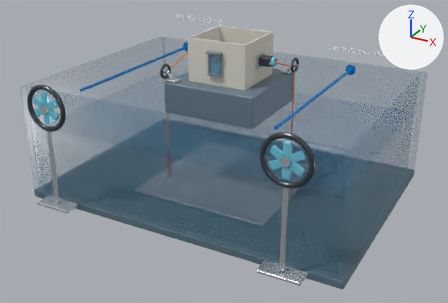
Two versions of the glTF model assets/engg1100-flood-resistant-housing.glb, one commit apart.
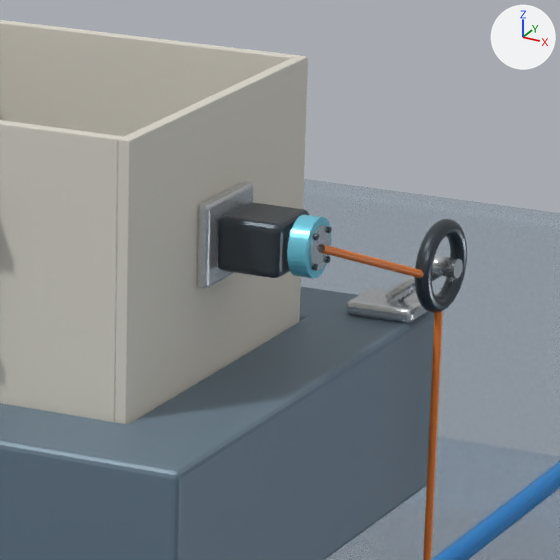
The first picture shows the older version from a camera (50 mm lens) standing at (0.731, -1.367, 0.603) and looking at (0.014, -0.063, -0.048). The close-ups show the older and then the newer version on the part from 50% to 70% of the width and 7% to 37% of the height of that picture. Only the edits that show in the close-ups are written down. The axes (+X, +Y, +Z) are drawn at upper right. The lights are the same throughout. Where no turn or scale is listed for an object, it has been applied to the vertices. Vertices at exactly the same position are counted once.

The first close-up shows 'Elastic_Rope_Starboard', 'Main_Deck', 'Pool_Wall_Rear', 'Pulley_Starboard_Base', 'Pulley_Starboard_Wheel', 'Sketch_Wall_Front', 'Sketch_Wall_Rear_Right', 'Sketch_Wall_Starboard', 'Wall_Motor_Starboard_Body', 'Wall_Motor_Starboard_Bolt_3', 'Wall_Motor_Starboard_Bolt_4', 'Wall_Motor_Starboard_Drum', 'Wall_Motor_Starboard_Face', 'Wall_Motor_Starboard_Mount', 'Water_Surface_180mm_Depth', 'Wind_Vector_Starboard_Shaft' and 2 more.
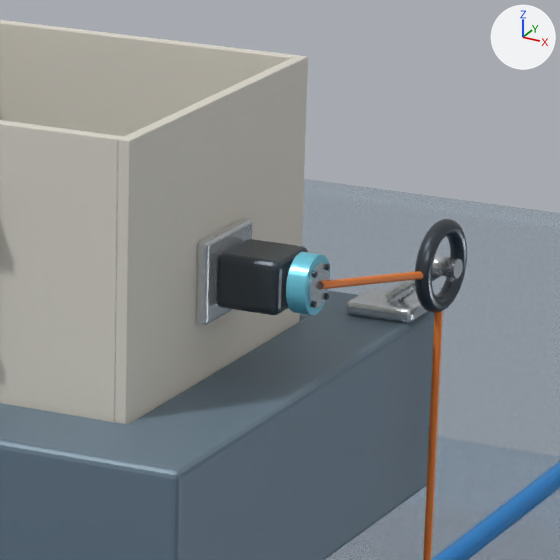
Location of each change, (x1, y1, x2, y2) in pixels of the close-ups (560 x 560 px; the box of a moved part takes in the faces that stretch with it):
'Wall_Motor_Starboard_Body', moved
    before: (217, 202, 309, 278)
    after: (216, 239, 308, 315)
'Wall_Motor_Starboard_Mount', moved
    before: (197, 181, 254, 289)
    after: (196, 218, 253, 325)
'Elastic_Rope_Starboard', reshaped
    before: (320, 244, 443, 560)
    after: (320, 271, 443, 560)
'Wall_Motor_Starboard_Drum', moved
    before: (287, 215, 331, 279)
    after: (286, 252, 330, 315)
'Wall_Motor_Starboard_Face', moved
    before: (309, 225, 331, 271)
    after: (308, 262, 329, 308)
'Wall_Motor_Starboard_Bolt_3', moved
    before: (326, 256, 330, 263)
    after: (324, 293, 329, 300)
'Wall_Motor_Starboard_Bolt_4', moved
    before: (327, 226, 332, 233)
    after: (325, 264, 330, 270)
part 1 of me_elastic_rope_starboard, moved or reshaped
    before: (320, 244, 424, 278)
    after: (320, 271, 423, 290)

The change, as a diff of the scene's bpy script:
```diff
--- a/assets/engg1100-flood-resistant-housing.glb.py
+++ b/assets/engg1100-flood-resistant-housing.glb.py
@@ me_elastic_rope_starboard @@
 # used by ob_elastic_rope_starboard; location = (0.0, 0.0, 0.0)
-me_elastic_rope_starboard.from_pydata(...)  # 864 vertices, 1704 faces; spans x 0.122..0.134, y -0.001..0.107, z -0.05..0.192
+me_elastic_rope_starboard.from_pydata(...)  # 864 vertices, 1704 faces; spans x 0.122..0.134, y 0.0..0.107, z -0.05..0.177
+# me_elastic_rope_starboard part 1: 271 of the vertices in x 0.122..0.132, y -0.001..0.086, z 0.158..0.192 are scaled about their middle by (1, 1, 0.542), then moved by (0.0, 0.0, -0.008)
 me_elastic_rope_starboard.materials.append(mat_elastic_rope_orange)
@@ ob_wall_motor_starboard_mount @@
 ob_wall_motor_starboard_mount = bpy.data.objects.new('Wall_Motor_Starboard_Mount', me_cube_017)
-ob_wall_motor_starboard_mount.location = (0.0825, 0.0, 0.19)
+ob_wall_motor_starboard_mount.location = (0.0825, 0.0, 0.175)
@@ ob_wall_motor_starboard_body @@
 ob_wall_motor_starboard_body = bpy.data.objects.new('Wall_Motor_Starboard_Body', me_cube_018)
-ob_wall_motor_starboard_body.location = (0.099, 0.0, 0.19)
+ob_wall_motor_starboard_body.location = (0.099, 0.0, 0.175)
@@ ob_wall_motor_starboard_drum @@
 ob_wall_motor_starboard_drum = bpy.data.objects.new('Wall_Motor_Starboard_Drum', me_cylinder_008)
-ob_wall_motor_starboard_drum.location = (0.119, 0.0, 0.19)
+ob_wall_motor_starboard_drum.location = (0.119, 0.0, 0.175)
@@ ob_wall_motor_starboard_face @@
 ob_wall_motor_starboard_face = bpy.data.objects.new('Wall_Motor_Starboard_Face', me_cylinder_009)
-ob_wall_motor_starboard_face.location = (0.123, 0.0, 0.19)
+ob_wall_motor_starboard_face.location = (0.123, 0.0, 0.175)
@@ ob_wall_motor_starboard_bolt_3 @@
 ob_wall_motor_starboard_bolt_3 = bpy.data.objects.new('Wall_Motor_Starboard_Bolt_3', me_cylinder_012)
-ob_wall_motor_starboard_bolt_3.location = (0.1242, 0.006, 0.184)
+ob_wall_motor_starboard_bolt_3.location = (0.1242, 0.006, 0.169)
@@ ob_wall_motor_starboard_bolt_4 @@
 ob_wall_motor_starboard_bolt_4 = bpy.data.objects.new('Wall_Motor_Starboard_Bolt_4', me_cylinder_013)
-ob_wall_motor_starboard_bolt_4.location = (0.1242, 0.006, 0.196)
+ob_wall_motor_starboard_bolt_4.location = (0.1242, 0.006, 0.181)
```
